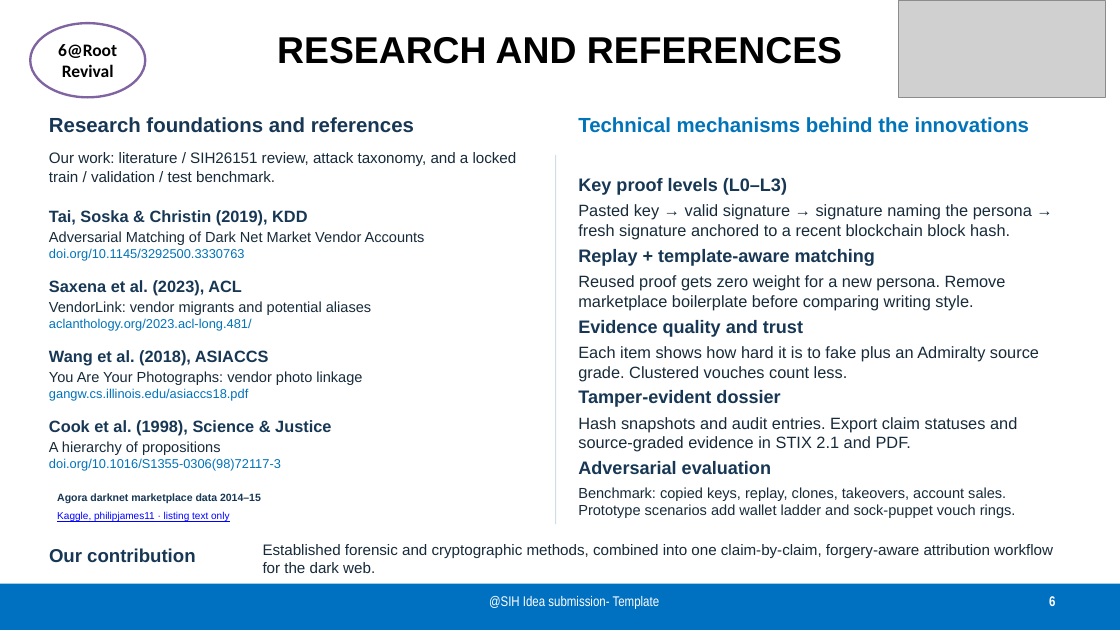
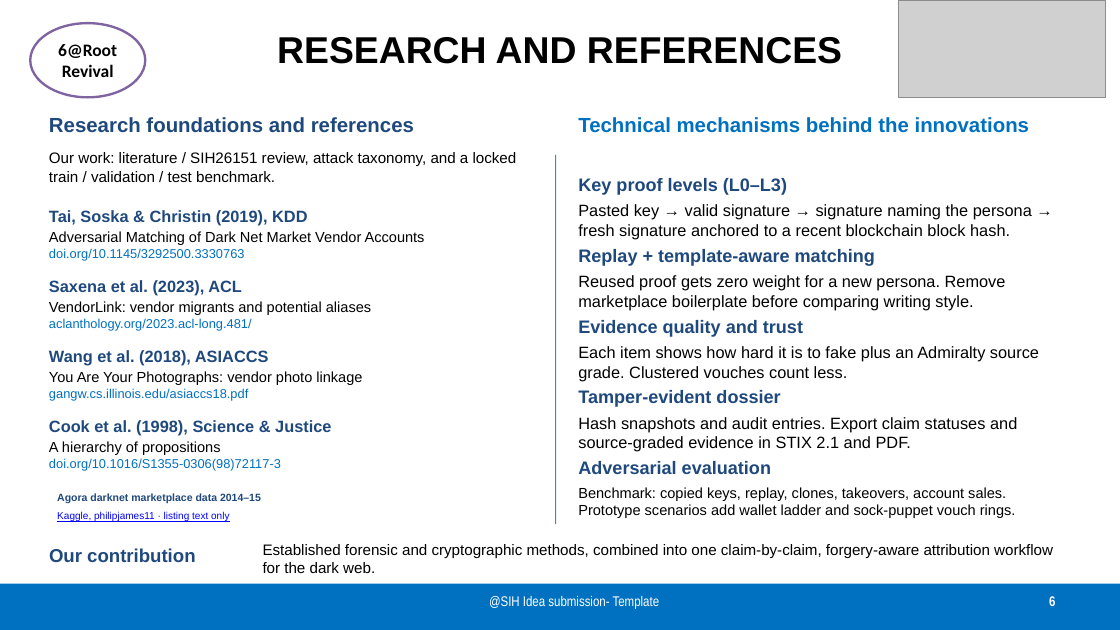
Before and after one commit to nsaharsh11/SakshiAstra, a slide deck: slide 6 of deliverables/SakshiAstra_reviewed.pptx. Drawn at 1120x630 pixels with LibreOffice and Linux fonts; fonts in the diff are those of the drawing; grey boxes stand for pictures. Boxes give left, top, right and bottom in pixels: in the first picture for what was removed or moved away, otherwise in the second. Text is boxed around its words. In the diff, an @@ line names an element or a change of style, - is before the commit and + after.

Commit message:
Match SIH official presentation palette

```diff
--- a/deliverables/SakshiAstra_reviewed.pptx
+++ b/deliverables/SakshiAstra_reviewed.pptx
@@ line (555, 155) - (555, 524): stroke #CFDDE6 1 pt to #4F81BD 1 pt @@
@@ text colour #0073B9 to #0070C0 in 4 elements at <box>49,248,245,261</box>, <box>49,318,252,331</box>, <box>49,388,248,401</box>, <box>49,458,281,471</box> @@
@@ text colour #173754 to #1F497D in 12 elements at <box>49,117,414,133</box>, <box>49,210,307,226</box>, <box>49,280,242,296</box>, <box>49,350,269,366</box>, <box>49,420,331,436</box>, <box>578,178,787,195</box>, <box>578,249,875,266</box>, <box>578,320,803,337</box>, <box>578,390,780,407</box>, <box>578,461,771,474</box>, <box>49,548,195,562</box>, <box>57,493,261,503</box> @@
@@ text colour #172B3A to #000000 in 11 elements at <box>49,152,517,182</box>, <box>49,231,425,245</box>, <box>49,301,371,315</box>, <box>49,371,362,385</box>, <box>49,441,221,455</box>, <box>578,204,1032,240</box>, <box>578,275,1006,310</box>, <box>578,346,1039,381</box>, <box>578,417,1017,452</box>, <box>578,487,1016,518</box>, <box>263,544,1053,573</box> @@
```
Also in this commit, not shown: 4 other slides changed, 1 other file.
